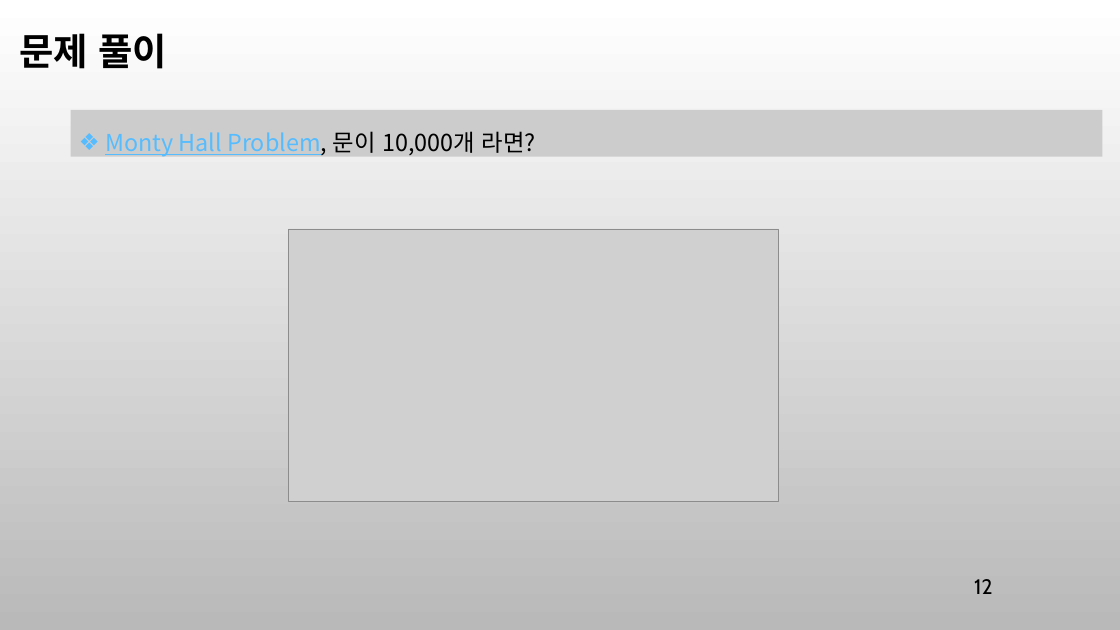
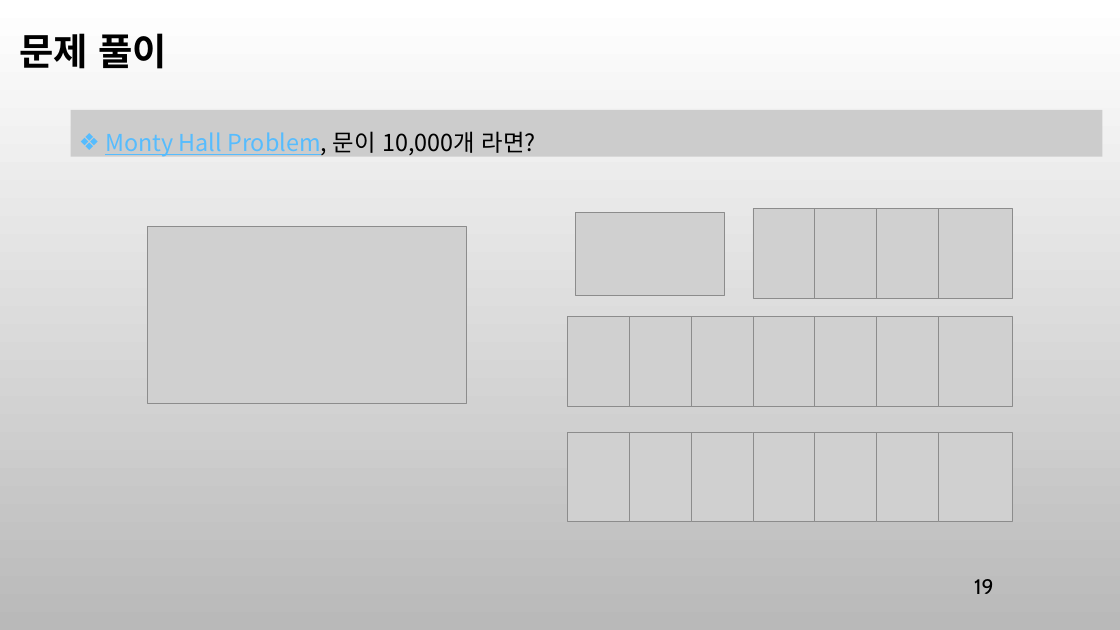
Before and after one commit to ancestor9/mathematics-for-machine-learning, a slide deck: slide 19 of 8_Modeling & Simulation.pptx (slide 12 before the commit). Drawn at 1120x630 pixels with LibreOffice and Linux fonts; fonts in the diff are those of the drawing; grey boxes stand for pictures; background and template pictures are left out. Boxes give left, top, right and bottom in pixels: in the first picture for what was removed or moved away, otherwise in the second. Text is boxed around its words. In the diff, an @@ line names an element or a change of style, - is before the commit and + after.

```diff
--- a/8_Modeling & Simulation.pptx
+++ b/8_Modeling & Simulation.pptx
@@ picture added at box(753, 208, 828, 298) @@
@@ picture added at box(815, 208, 890, 298) @@
@@ picture added at box(876, 208, 951, 298) @@
@@ picture added at box(939, 208, 1013, 298) @@
@@ picture: place and size @@
-picture at box(289, 229, 779, 502)
+picture at box(148, 227, 466, 404)
@@ picture added at box(576, 213, 724, 295) @@
@@ picture added at box(568, 317, 643, 407) @@
@@ picture added at box(629, 317, 704, 407) @@
@@ picture added at box(691, 317, 766, 407) @@
@@ picture added at box(753, 317, 828, 407) @@
@@ picture added at box(815, 317, 890, 407) @@
@@ picture added at box(876, 317, 951, 407) @@
@@ picture added at box(939, 317, 1013, 407) @@
@@ picture added at box(568, 433, 643, 523) @@
@@ picture added at box(629, 433, 704, 523) @@
@@ picture added at box(691, 433, 766, 523) @@
@@ picture added at box(753, 433, 828, 523) @@
@@ picture added at box(815, 433, 890, 523) @@
@@ picture added at box(876, 433, 951, 523) @@
@@ picture added at box(939, 433, 1013, 523) @@
@@ page number at box(974, 579, 993, 594): text changed @@
-12
+19
```
Also in this commit, not shown: 9 other slides changed, 8 slides added, 1 slide removed.
